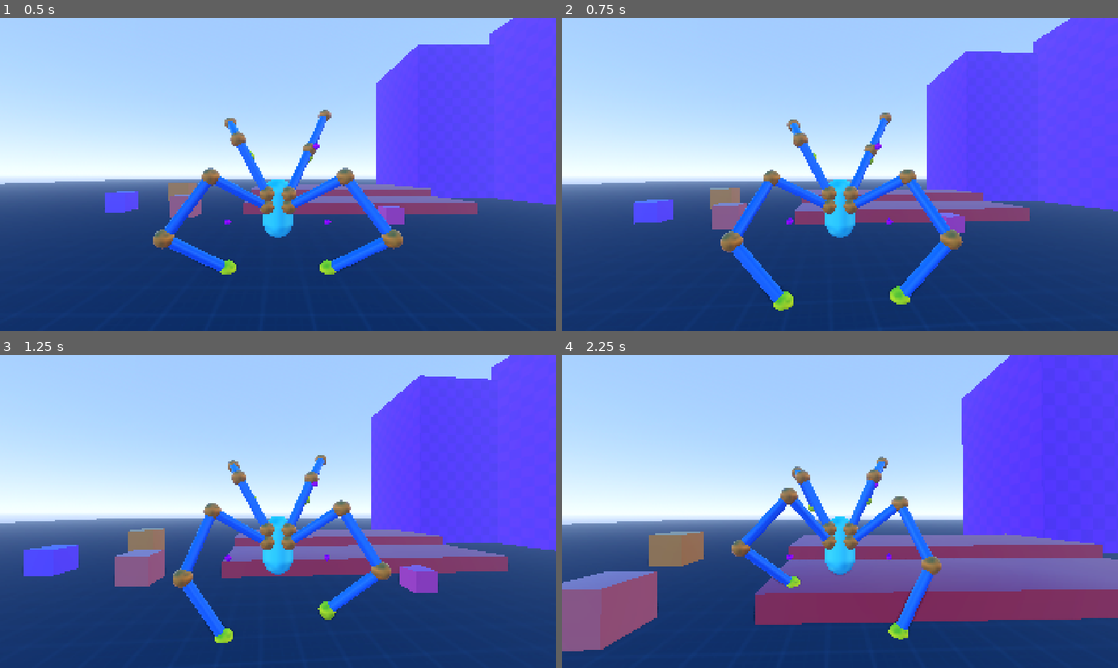
Above: before the commit, frames 1-4 (two rows, left to right).
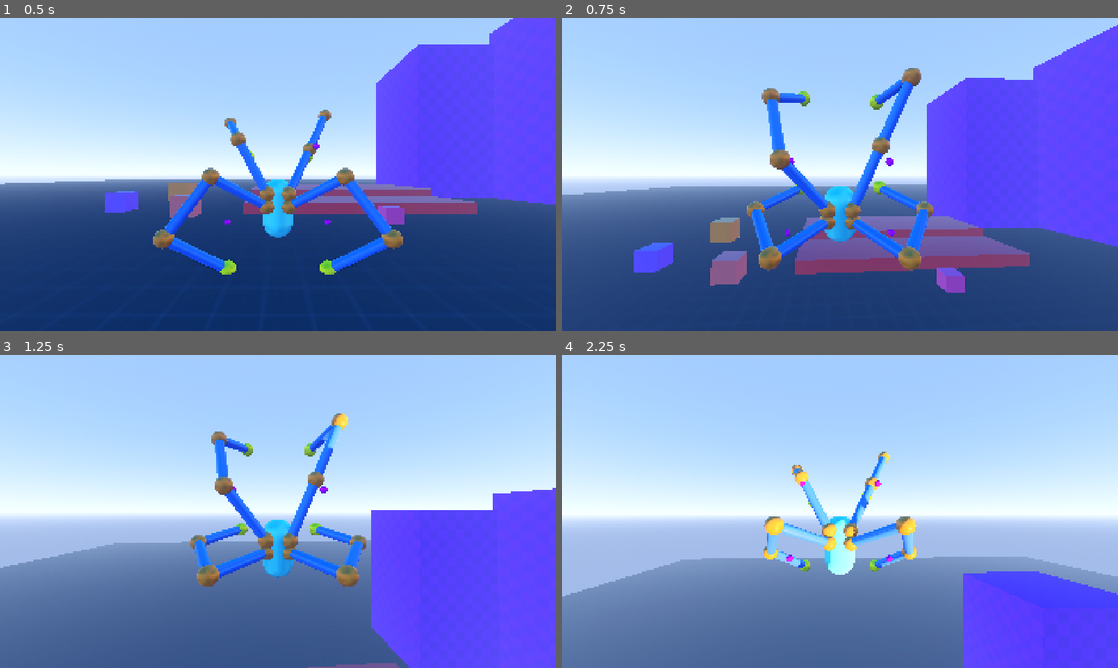
Above: after the commit, the same moments.

Repository: lliamsymonds04/doc-oc
Game: Godot game, scene res://main.tscn
Two runs of this game, one before a commit and one after it. Both use one fixed random seed, a clock stepped at 60 frames per second and the inputs below.
Inputs (mouse positions are in pixels of both pictures, inside the frame that each line leads up to):
- Up to frame 1 (0.5 s): no input
- Up to frame 2 (0.75 s): move the mouse to (867, 174) at 0.52 s; hold W (forward) from 0.53 s (still down); tap Space (jump) at 0.6 s
- Up to frame 3 (1.25 s): keep holding W (forward); tap Space (jump) at 0.77, 1.07 s
- Up to frame 4 (2.25 s): keep holding W (forward); move the mouse to (812, 511) at 1.27 s; tap Space (jump) at 1.35, 1.52, 1.82, 2.1 s; move the mouse to (851, 505) at 2.02 s

Frame 1 is identical in both runs. In frame 2, 26% of the frame differs, in the area x 0-100%, y 0-94%; in frame 3, 61%; in frame 4, 63%, in the area x 0-100%, y 0-100%.
Error before the commit: Invalid access to property or key 'jump_velocity' on a base object of type 'CharacterBody3D (PlayerController)'. (res://systems/player/states/grounded_state.gd…

Commit message:
feat: moved input dir code into camera controller

Diff:
--- a/systems/player/camera_controller.gd
+++ b/systems/player/camera_controller.gd
@@ -13,3 +13,13 @@
 		rotation_degrees.y -= event.relative.x * sensitivity
 		rotation_degrees.x -= event.relative.y * sensitivity
 		rotation_degrees.x = clampf(rotation_degrees.x, -70, 70)
+
+func get_flat_basis() -> Basis:
+	return Basis(Vector3.UP, global_rotation.y)
+
+func get_input_direction(input_dir: Vector2) -> Vector3:
+	var b := get_flat_basis()
+	var direction := b.x * input_dir.x + b.z * input_dir.y
+	if direction.length_squared() > 0.0:
+		return direction.normalized()
+	return direction
--- a/systems/player/player_controller.gd
+++ b/systems/player/player_controller.gd
@@ -3,6 +3,7 @@
 
 
 @export var speed = 5.0
+@export var jump_velocity = 10.0
 @export var turn_speed = 10.0
 @export var arm_mounts: Array[ArmMount] = []
 @export var leg_mounts: Array[ArmMount] = []
--- a/systems/player/states/air_state.gd
+++ b/systems/player/states/air_state.gd
@@ -46,13 +46,8 @@
 	for mount in p.all_mounts():
 		mount.arm.target = mount.compute_idle_target() + hand_velocity_offset
 
-	var cam_yaw := p.rotation.y
-	var forward := Vector3(-sin(cam_yaw), 0, -cos(cam_yaw))
-	var right := Vector3(cos(cam_yaw), 0, -sin(cam_yaw))
-
-	var direction := forward * -input_dir.y + right * input_dir.x
+	var direction := p.camera_controller.get_input_direction(input_dir)
 	if direction.length_squared() > 0.0:
-		direction = direction.normalized()
 		var target := direction * p.air_speed
 		p.velocity.x = lerp(p.velocity.x, target.x, dt * p.air_accel)
 		p.velocity.z = lerp(p.velocity.z, target.z, dt * p.air_accel)
--- a/systems/player/states/grounded_state.gd
+++ b/systems/player/states/grounded_state.gd
@@ -34,11 +34,7 @@
 	if not p.is_on_floor():
 		p.velocity += p.get_gravity() * dt
 
-	var cam_yaw := p.rotation.y
-	var forward := Vector3(-sin(cam_yaw), 0, -cos(cam_yaw))
-	var right := Vector3(cos(cam_yaw), 0, -sin(cam_yaw))
-
-	var direction := forward * -input_dir.y + right * input_dir.x
+	var direction := p.camera_controller.get_input_direction(input_dir)
 	if direction.length_squared() > 0.0:
 		direction = direction.normalized()
 		p.velocity.x = direction.x * p.speed
